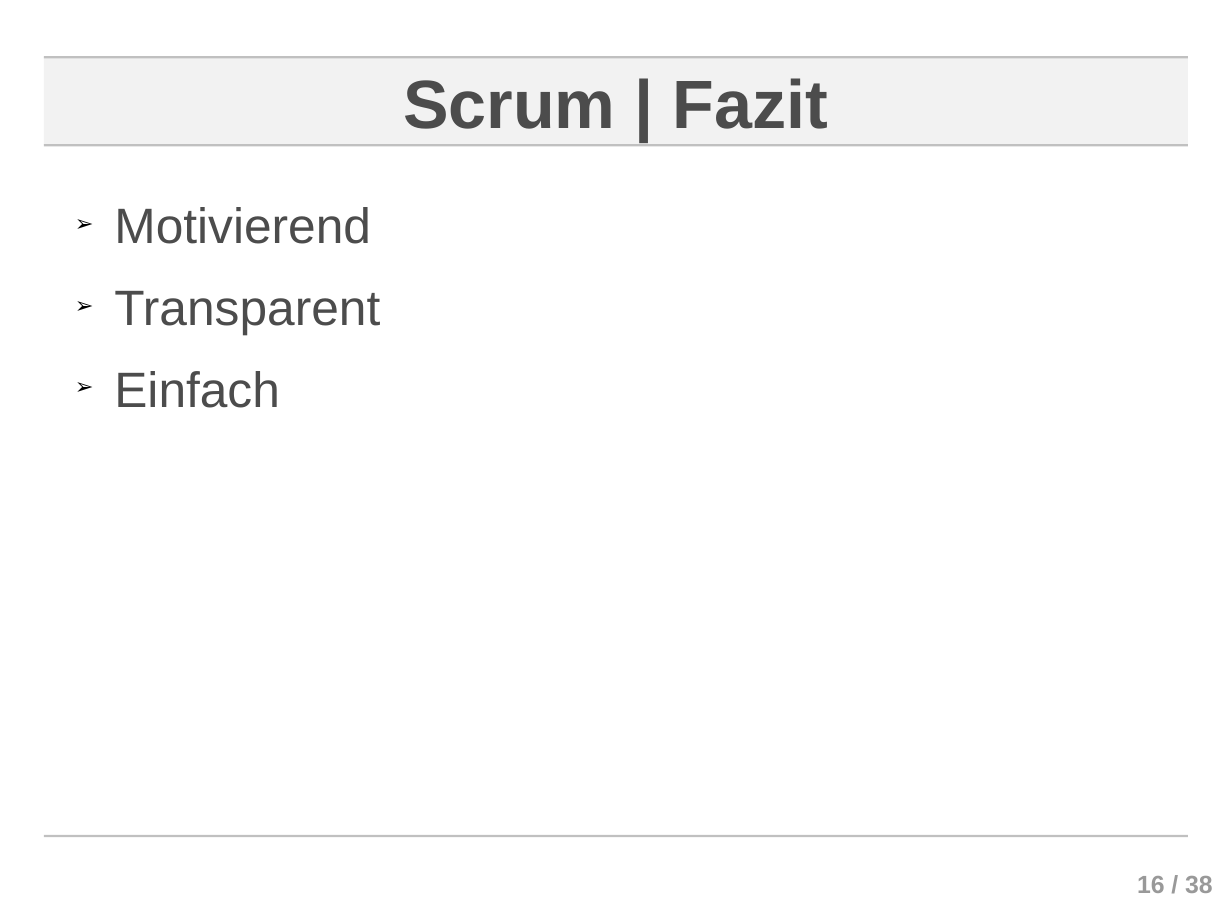
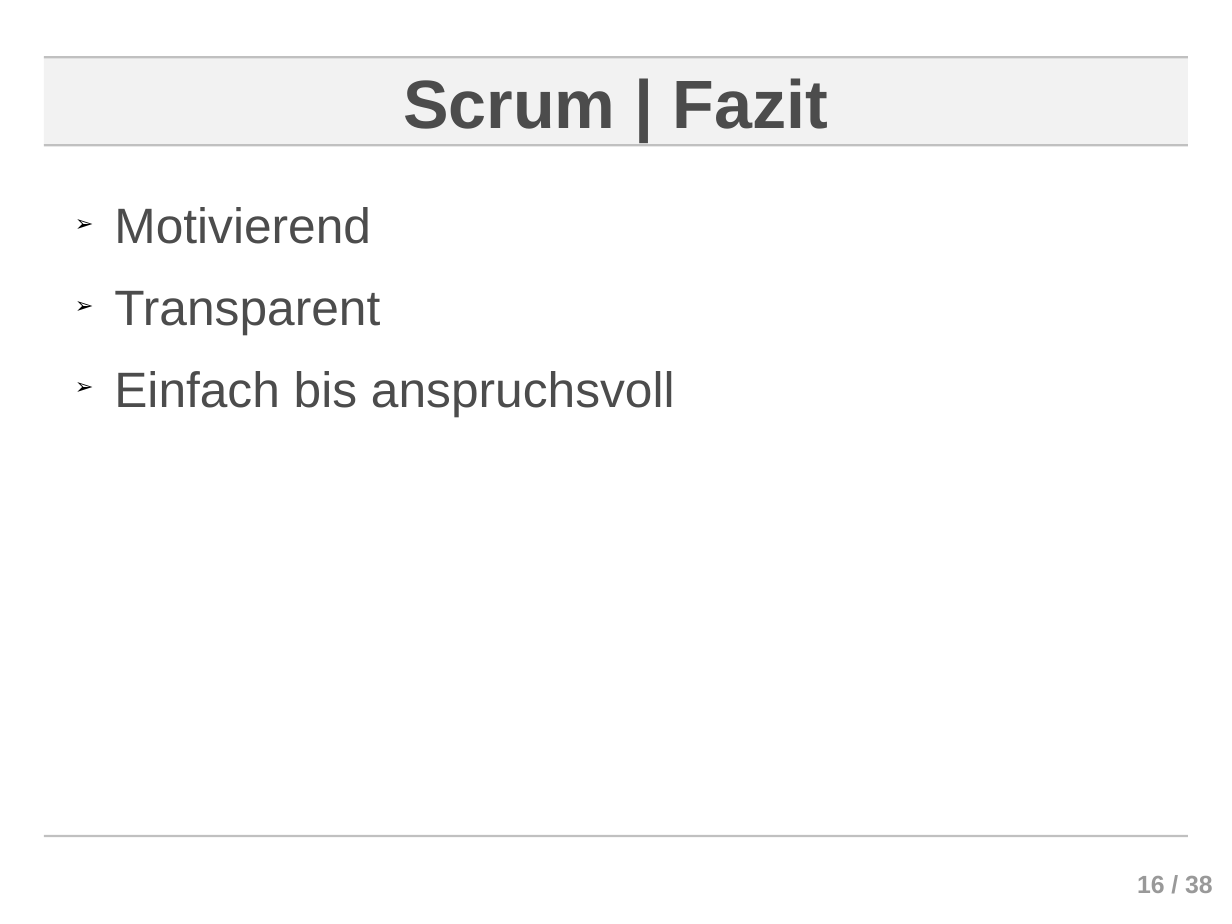
Before and after one commit to ChornHulio/sweSeminar, a slide deck: slide 16 of presentation/Agile Softwareentwicklung.odp. Drawn at 1232x924 pixels with LibreOffice and Linux fonts; fonts in the diff are those of the drawing; background and template pictures are left out. Boxes give left, top, right and bottom in pixels: in the first picture for what was removed or moved away, otherwise in the second. Text is boxed around its words. In the diff, an @@ line names an element or a change of style, - is before the commit and + after.

```diff
--- a/presentation/Agile Softwareentwicklung.odp
+++ b/presentation/Agile Softwareentwicklung.odp
@@ text at box(114, 371, 675, 416): text changed @@
-➢ Einfach
+➢ Einfach bis anspruchsvoll
```
Also in this commit, not shown: 10 other slides changed.
